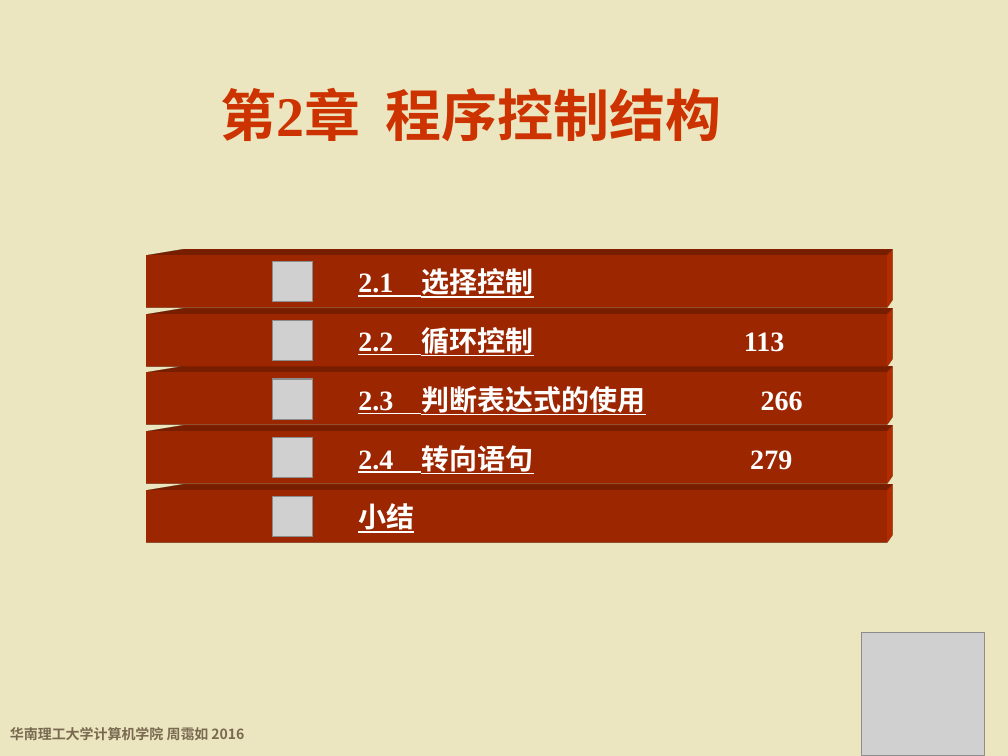
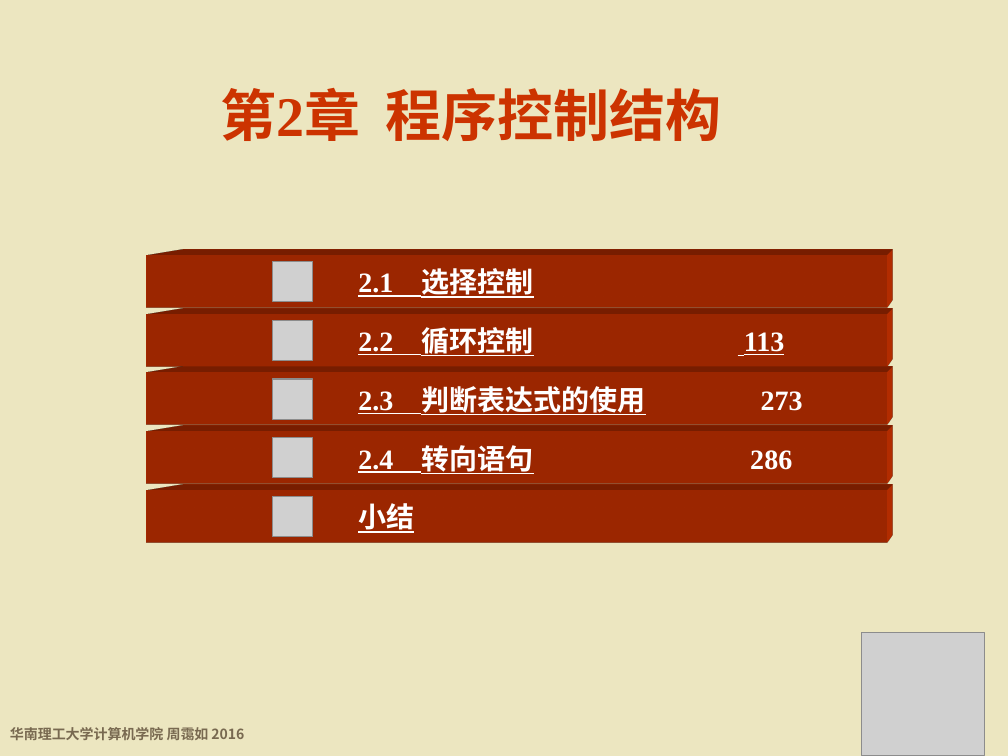
Before and after one commit to wwuhn/wwuhn.github.io, a slide deck: slide 1 of bookspcClassic/C++程序设计基础（第5版）周霭如/2-程序控制结构.pptx. Drawn at 1008x756 pixels with LibreOffice and Linux fonts; fonts in the diff are those of the drawing; grey boxes stand for pictures; background and template pictures are left out. Boxes give left, top, right and bottom in pixels: in the first picture for what was removed or moved away, otherwise in the second. Text is boxed around its words. In the diff, an @@ line names an element or a change of style, - is before the commit and + after.

```diff
--- a/bookspcClassic/C++程序设计基础（第5版）周霭如/2-程序控制结构.pptx
+++ b/bookspcClassic/C++程序设计基础（第5版）周霭如/2-程序控制结构.pptx
@@ rectangle "2.2 循环控制 113" at [147, 314, 886, 366]: underline on in "113" @@
@@ text in rectangle at [358, 386, 803, 415]: text changed @@
-2.3 判断表达式的使用 266
+2.3 判断表达式的使用 273
@@ text in rectangle at [358, 445, 792, 474]: text changed @@
-2.4 转向语句 279
+2.4 转向语句 286
```
Also in this commit, not shown: 7 slides added.
